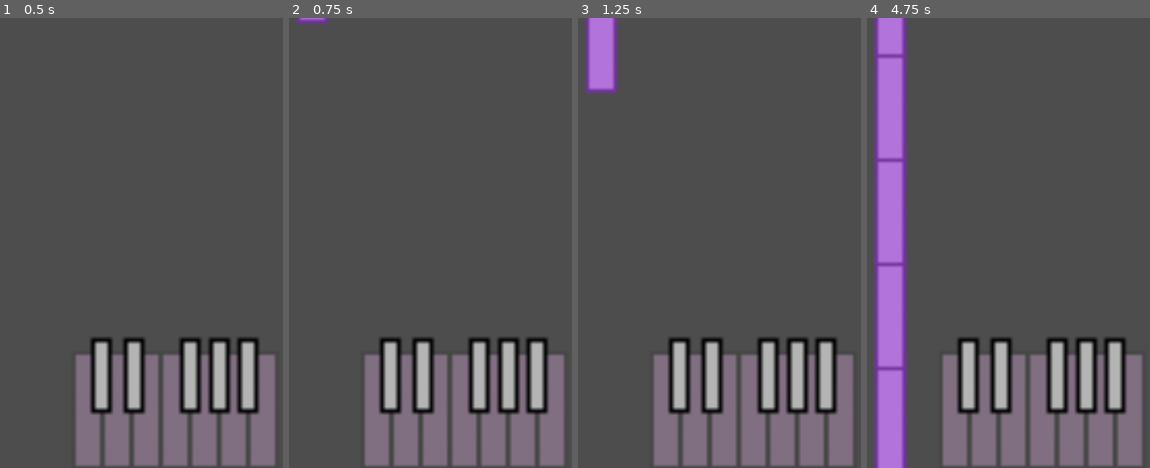
Above: before the commit, frames 1-4 (left to right).
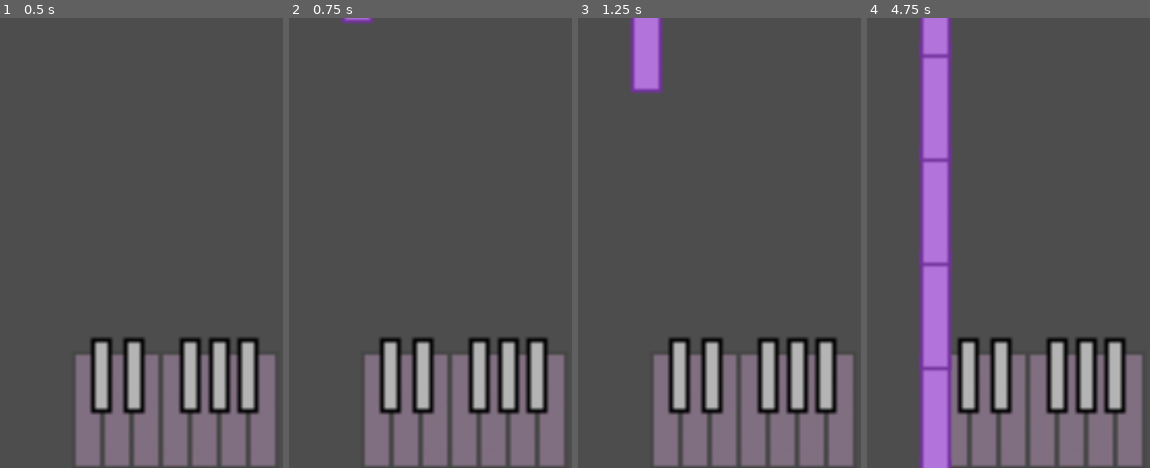
Above: after the commit, the same moments.

Repository: Jae7777/Wind-Tempo
Game: Godot game, scene res://levels/game_level.tscn
The game is run twice, just before and just after one commit, with the same random seed, the same clock (stepped at 60 frames per second) and the same inputs. The project has no main scene, so this scene is started directly.
Inputs:
- Up to frame 1 (0.5 s): no input
- Up to frame 2 (0.75 s): tap Enter at 0.5 s; tap J (button_j) at 0.6 s
- Up to frame 3 (1.25 s): no input
- Up to frame 4 (4.75 s): tap J (button_j) every 0.75 s from 1.35 to 4.35 s

Frame 1 is identical in both runs. In frame 2, 0.3% of the frame differs, in the area x 2-31%, y 0-2%; in frame 3, 3.9%; in frame 4, 23%, in the area x 2-31%, y 0-100%.

Commit message:
Correct Falling Key Position

Diff:
--- a/wind-tempo/levels/game_level.tscn
+++ b/wind-tempo/levels/game_level.tscn
@@ -5,7 +5,7 @@
 [ext_resource type="Script" uid="uid://csniptwjdljj5" path="res://objects/key_listener.gd" id="2_n0b0m"]
 [ext_resource type="Texture2D" uid="uid://e73vp1duao4f" path="res://art/white key (pressed).png" id="4_n0b0m"]
 [ext_resource type="Texture2D" uid="uid://6ahg38pso3hu" path="res://art/black key (pressed).png" id="5_2i5ty"]
-[ext_resource type="Script" uid="uid://dlcwmpdtgpece" path="res://objects/white_falling_key.gd" id="5_wtvao"]
+[ext_resource type="Script" uid="uid://dlcwmpdtgpece" path="res://objects/falling_key.gd" id="5_wtvao"]
 
 [node name="GameLevel" type="Node2D"]
 metadata/_edit_vertical_guides_ = [-429.0]
@@ -19,6 +19,7 @@
 script = ExtResource("2_n0b0m")
 key_template = NodePath("../FallingC")
 key_name = "button_space"
+spawn_x_position = 28.0
 
 [node name="D" type="Sprite2D" parent="." node_paths=PackedStringArray("key_template")]
 position = Vector2(-65, 316)
--- a/wind-tempo/objects/black_falling_key.gd
+++ /dev/null
@@ -1 +0,0 @@
-extends Sprite2D
--- /dev/null
+++ b/wind-tempo/objects/falling_key.gd
@@ -0,0 +1,24 @@
+extends Sprite2D
+
+@export var fall_speed: float = 200.0
+# We no longer need init_y_pos here, since it's being passed in.
+
+# ... (your _ready and _process functions remain the same) ...
+func _ready():
+		visible = false
+		set_process(false)
+
+func _process(delta):
+		global_position.y += fall_speed * delta
+		if global_position.y > get_viewport_rect().size.y + 50:
+				queue_free()
+
+
+# --- UPDATED FUNCTION ---
+# This function now accepts both X and Y coordinates.
+func Setup(target_x: float, target_y: float):
+		# Set the global position using both passed-in values.
+		global_position = Vector2(target_x, target_y)
+
+		visible = true
+		set_process(true)
--- a/wind-tempo/objects/falling_key.tscn
+++ b/wind-tempo/objects/falling_key.tscn
@@ -1,6 +1,6 @@
 [gd_scene load_steps=3 format=3 uid="uid://dwv0rh181f3y0"]
 
-[ext_resource type="Script" uid="uid://dlcwmpdtgpece" path="res://objects/white_falling_key.gd" id="1_snaos"]
+[ext_resource type="Script" uid="uid://dlcwmpdtgpece" path="res://objects/falling_key.gd" id="1_snaos"]
 [ext_resource type="Texture2D" uid="uid://e73vp1duao4f" path="res://art/white key (pressed).png" id="1_uuajb"]
 
 [node name="FallingKey" type="Sprite2D"]
--- a/wind-tempo/objects/key_listener.gd
+++ b/wind-tempo/objects/key_listener.gd
@@ -2,10 +2,19 @@
 
 extends Sprite2D
 
-# This will be our TEMPLATE. Drag the pre-placed FallingKey node (e.g., FallingC) here.
+# The template for the key to be spawned (e.g., FallingC)
 @export var key_template: Sprite2D
 
+# The input action to listen for (e.g., "button_j")
 @export var key_name: String = ""
+
+# The X-coordinate where the new key should spawn.
+@export var spawn_x_position: float = 0.0
+
+# --- NEW VARIABLE ---
+# The Y-coordinate where the new key should spawn.
+@export var spawn_y_position: float = -350.0
+
 
 func _process(delta):
 		if Input.is_action_just_pressed(key_name):
@@ -16,21 +25,13 @@
 				print("Error: No key_template assigned to ", name)
 				return
 
-		# Create a new key by duplicating the template.
-		# This copies all its properties, including the texture!
 		var new_key = key_template.duplicate()
-
-		# Add the new key to the scene. Adding it to the same parent as the
-		# listener is a good place.
 		get_parent().add_child(new_key)
 
-	#DEBUG PRINT
-		print("Listener '", name, "' is sending global_position.x: ", global_position.x)
-
-		# Call the Setup function on the new duplicate to position it and turn it on.
+		# --- UPDATED LINE ---
+		# Pass BOTH the X and Y spawn positions to the Setup function.
 		if new_key.has_method("Setup"):
-				new_key.Setup(global_position.x)
+				new_key.Setup(spawn_x_position, spawn_y_position)
 		else:
-				# This is a safety check in case the script is missing on the template.
 				print("Error: The duplicated key is missing the Setup() function.")
 				new_key.queue_free()
--- a/wind-tempo/objects/white_falling_key.gd
+++ /dev/null
@@ -1,30 +0,0 @@
-# In white_falling_key.gd
-
-extends Sprite2D
-
-@export var fall_speed: float = 200.0
-@export var init_y_pos: float = -350.0
-
-func _ready():
-		# Make the original template nodes invisible and stop them from processing.
-		# The copies we make will be made visible manually.
-		visible = false
-		set_process(false)
-
-func _process(delta):
-
-		# Move the key down
-		global_position.y += fall_speed * delta
-
-		# Clean up the key when it goes off-screen
-		if global_position.y > get_viewport_rect().size.y + 50:
-				queue_free()
-
-# This function will be called on the NEWLY CREATED key
-func Setup(target_x: float):
-		# Let's see what X-position we received and where we are moving.
-		print("New key received target_x: ", target_x, ". Setting global_position.")
-		global_position = Vector2(target_x, init_y_pos)
-		# Make the new copy visible and start its movement
-		visible = true
-		set_process(true)
Not shown, removed: wind-tempo/objects/black_falling_key.gd.uid
Renamed: wind-tempo/objects/white_falling_key.gd.uid -> wind-tempo/objects/falling_key.gd.uid
